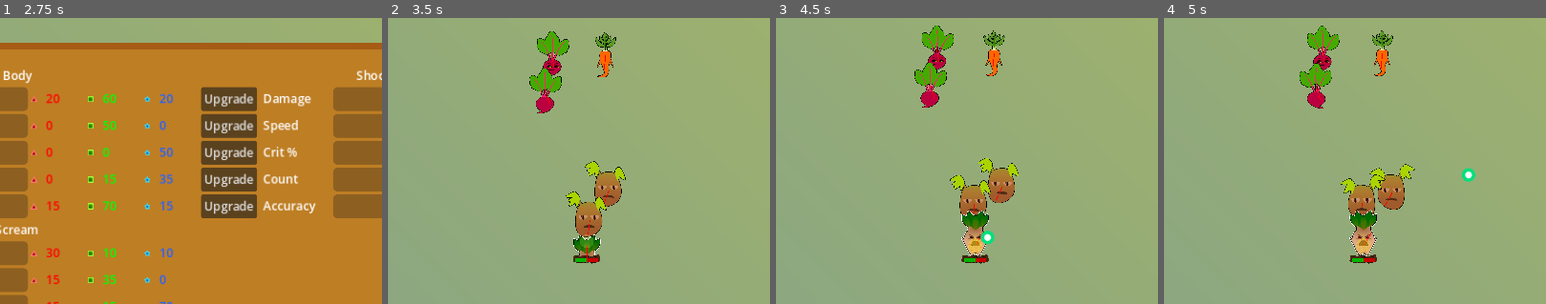
Above: before the commit, frames 1-4 (left to right).
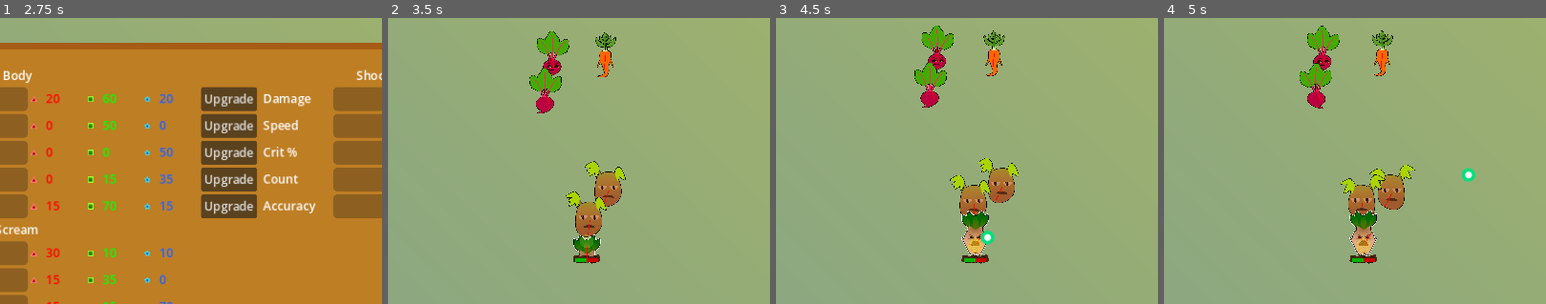
Above: after the commit, the same moments.

Repository: Zereijin/GGJ2023
Game: Godot game, scene res://main_menu/main_menu.tscn
The game is run twice, just before and just after one commit, with the same random seed, the same clock (stepped at 60 frames per second) and the same inputs.
Inputs (mouse positions are % of the whole screen's width and height, from its top left):
- Up to frame 1 (2.75 s): click "Play" at 0.5 s; tap Enter at 1.25 s; move the mouse to (72, 45) at 1.27 s; press the mouse at (72, 45) at 1.28 s; hold D (right) 1.28-2 s; tap Space (shop) at 1.52 s; release the mouse at (72, 45) at 2 s; click "Upgrade" at 2 s
- Up to frame 2 (3.5 s): click "Leave Shop" at 2.75 s
- Up to frame 3 (4.5 s): move the mouse to (30, 55) at 3.52 s; hold S (down) 3.53-4.28 s; click (30, 55) at 3.6 s; tap Space (shop) at 3.77, 4.25 s; move the mouse to (60, 28) at 4.27 s; press the mouse at (60, 28) at 4.28 s; hold D (right) from 4.28 s (still down)
- Up to frame 4 (5 s): keep holding D (right)
The pictures show only the part of the screen within x 24-74%, y 10-60%; the shares and areas given below are measured in that part.

Frame 1 is identical in both runs. In frame 2, 0.1% of the frame differs, in the area x 37-59%, y 4-75%; in frame 3, less than 0.1%; in frame 4, 0.2%, in the area x 35-66%, y 2-67%.

Commit message:
Ramp force multiplier with evolution

Diff:
--- a/game/enemy/beet/beet.tscn
+++ b/game/enemy/beet/beet.tscn
@@ -65,7 +65,6 @@
 [node name="Beet" instance=ExtResource("1_sapjc")]
 script = ExtResource("2_xjsje")
 target_distance = 100.0
-force_multiplier = 2000.0
 resource_type = 2
 
 [node name="Sprite" parent="." index="0"]
--- a/game/enemy/carrot/carrot.tscn
+++ b/game/enemy/carrot/carrot.tscn
@@ -66,7 +66,6 @@
 
 [node name="Carrot" instance=ExtResource("1_flti8")]
 script = ExtResource("2_6gkx1")
-force_multiplier = 2000.0
 resource_type = 0
 
 [node name="Sprite" parent="." index="0"]
--- a/game/enemy/enemy.gd
+++ b/game/enemy/enemy.gd
@@ -1,9 +1,9 @@
 class_name Enemy
 extends Plant
 
-## The force, in Newtons, applied when the plant wishes to walk
+## The force, in Newtons, applied when the plant wishes to walk, for an un-evolved enemy
 @export_range(0, 100000)
-var force_multiplier: float
+var base_force_multiplier: float
 
 ## The resource prefab
 @export
@@ -23,6 +23,11 @@
 
 ## The evolution timer
 var evolution_timer: EvolutionTimer
+
+## The force, in Newtons, applied when the plant wishes to walk
+var force_multiplier : float:
+	get:
+		return base_force_multiplier + evolution_timer.run_time
 
 
 ## Configures the enemy by attaching any needed references
--- a/game/enemy/enemy.tscn
+++ b/game/enemy/enemy.tscn
@@ -8,6 +8,7 @@
 collision_layer = 2
 collision_mask = 27
 script = ExtResource("1_oaf8f")
+base_force_multiplier = 2000.0
 resource = ExtResource("3_a1chl")
 resource_type = null
 
--- a/game/enemy/potato/potato.tscn
+++ b/game/enemy/potato/potato.tscn
@@ -68,7 +68,6 @@
 
 [node name="Potato" instance=ExtResource("1_84ehe")]
 script = ExtResource("2_jdyom")
-force_multiplier = 2000.0
 resource_type = 1
 
 [node name="Sprite" parent="." index="0"]
